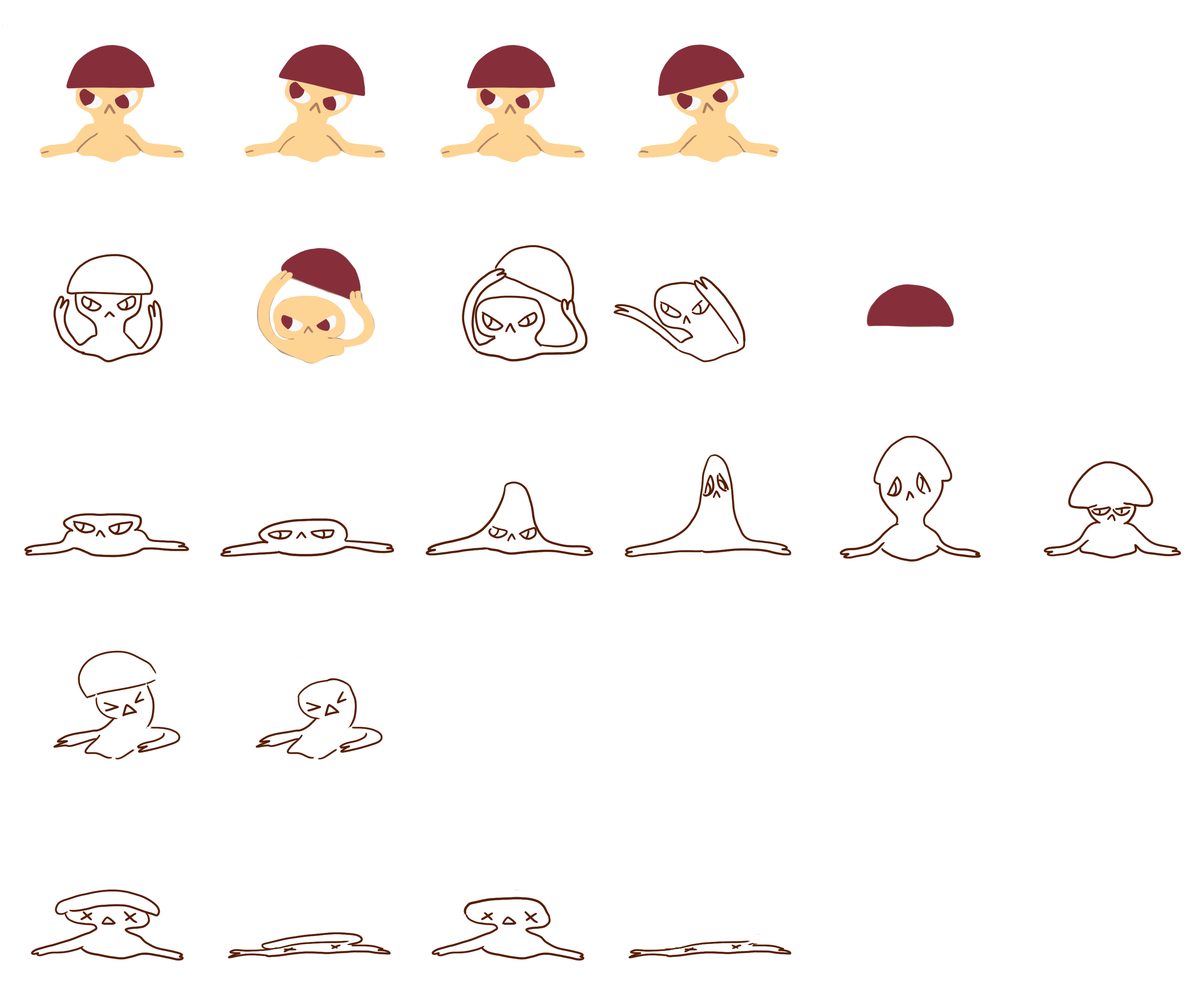
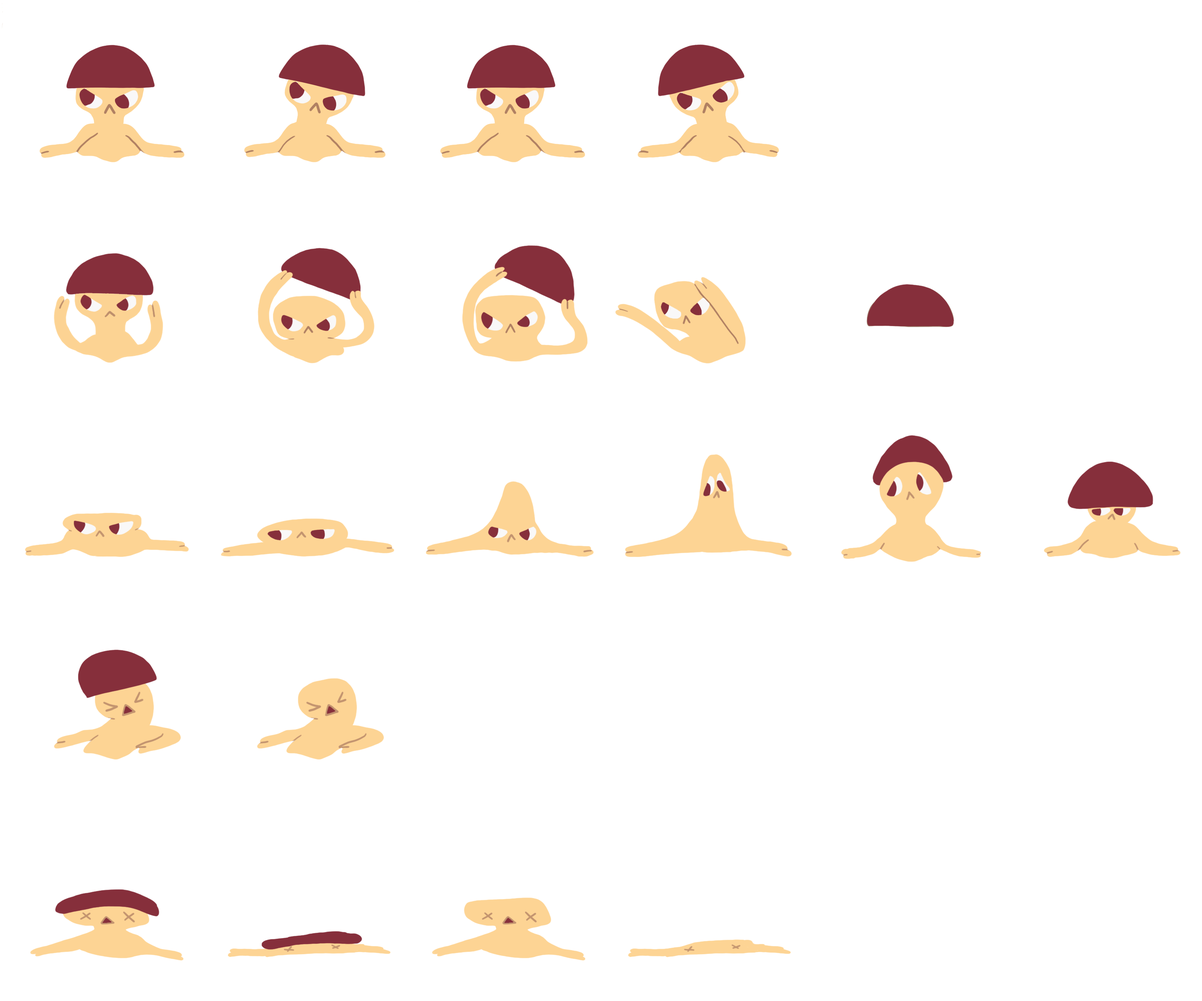
Layers edited between the first and the second (1202, 1001) image:
added layer "Layer 71 copy" in group "Group 18" over [431, 897, 586, 962]
hid "Layer 17 copy", opacity 100% → 48% over [431, 889, 585, 962]
added layer "Layer 71" in group "Group 17" over [30, 897, 184, 962]
hid "Layer 32", opacity 100% → 67% over [30, 889, 185, 962]
added layer "Layer 68" in group "Group 16" over [256, 678, 385, 761]
hid "Layer 16 copy", opacity 100% → 53% over [255, 653, 383, 761]
added layer "Layer 69" in group "Group 15" over [53, 649, 182, 761]
hid "Layer 29", opacity 100% → 55% over [52, 650, 181, 761]
added layer "Layer 66" in group "Group 14" over [1043, 461, 1181, 559]
hid "Layer 27", opacity 100% → 60% over [1043, 461, 1182, 559]
added layer "Layer 64" in group "Group 13" over [840, 434, 982, 563]
hid "Layer 25", opacity 100% → 51% over [839, 435, 982, 563]
added layer "Layer 61" in group "Group 12" over [624, 454, 792, 558]
hid "Layer 23", opacity 100% → 61% over [624, 454, 792, 558]
added layer "Layer 59" in group "Group 11" over [425, 481, 594, 558]
hid "Layer 21", opacity 100% → 60% over [425, 481, 594, 557]
added layer "Layer 55" in group "Group 9" over [24, 512, 189, 558]
added layer "Layer 53" in group "Group 8" over [614, 276, 746, 364]
hid "Layer 15" over [612, 276, 746, 363]
added layer "Layer 51" in group "Group 7" over [461, 245, 588, 362]
hid "Layer 13", opacity 100% → 59% over [461, 244, 588, 362]
hid "Layer 10" over [256, 248, 376, 365]
added layer "Layer 48" in group "Group 5" over [53, 253, 164, 364]
hid "Layer 8", opacity 100% → 43% over [53, 253, 164, 363]
…and 9 more changes (5 added, 1 opacity, 4 visibility)
